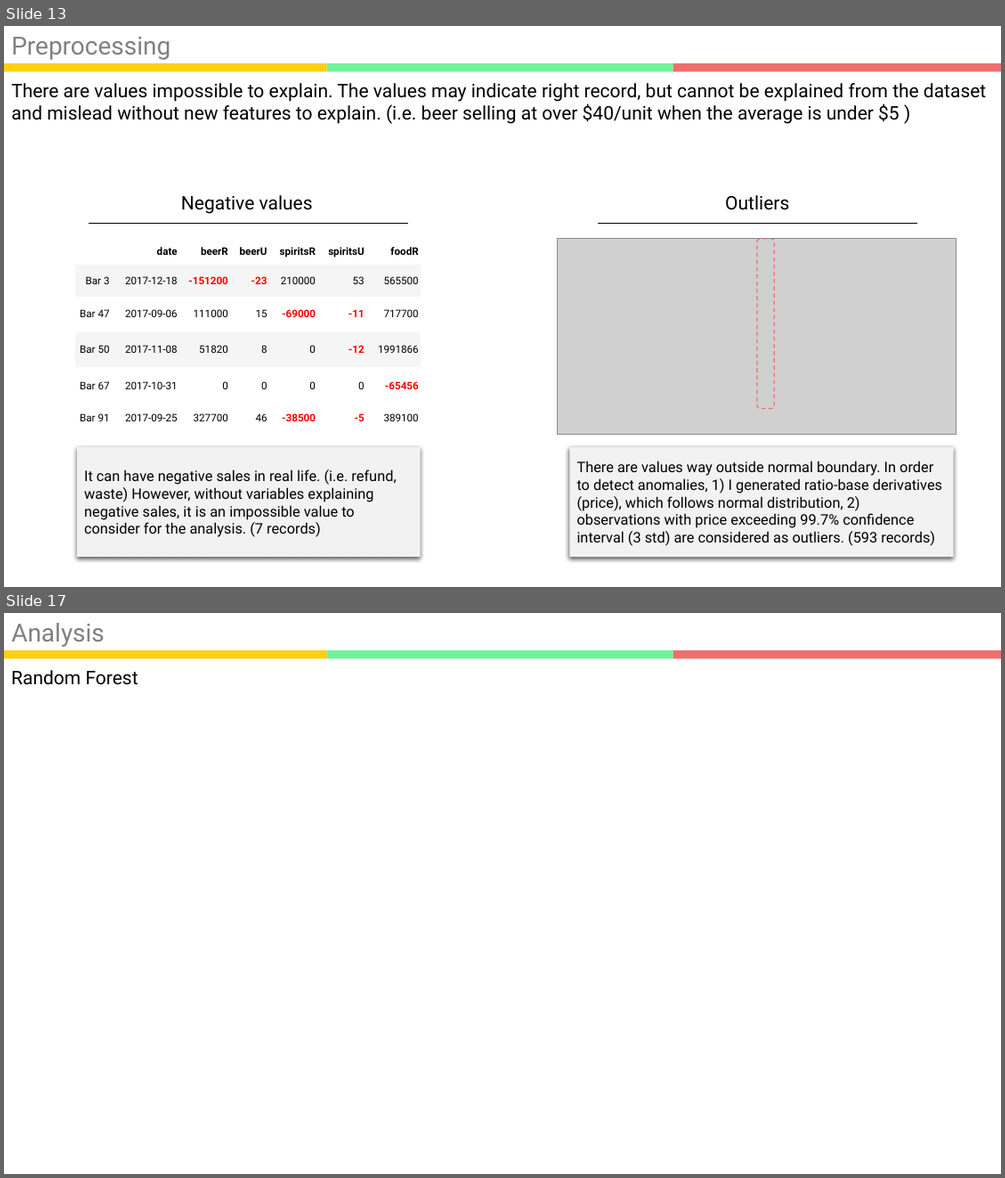
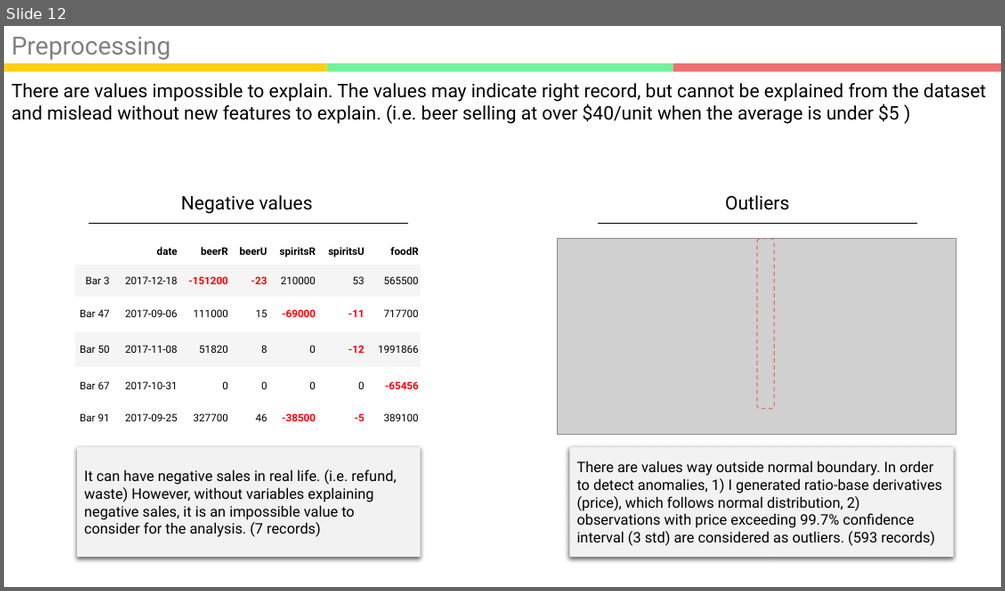
Before and after one commit to kookoowaa/Projects, a slide deck: WB project/Analysis Report.pptx. Shown one above the other, each under a label of ours: slides 13 and 17 before the commit, slide 12 after it; the slides between them are not shown. The pictures are 1005x1178 and 1005x591 pixels, drawn with LibreOffice and Linux fonts; fonts in the diff are those of the drawing; grey boxes stand for pictures. Boxes give left, top, right and bottom in pixels: in the first picture for what was removed or moved away, otherwise in the second. Text is boxed around its words. In the diff, an @@ line names an element or a change of style, - is before the commit and + after.

```diff
--- a/WB project/Analysis Report.pptx
+++ b/WB project/Analysis Report.pptx
@@ slide 17 removed at [4, 613, 1001, 1174], background #FFFFFF; not listed: 3 template elements that a slide beside it also shows @@
@@ text removed at [11, 623, 105, 647] @@
-Analysis
@@ text removed at [11, 670, 138, 685] @@
-Random Forest
@@ what was slide 13 is now slide 12 @@
```
Also in this commit, not shown: 9 slides changed, 6 slides added, 5 other slides removed, 6 other files.
